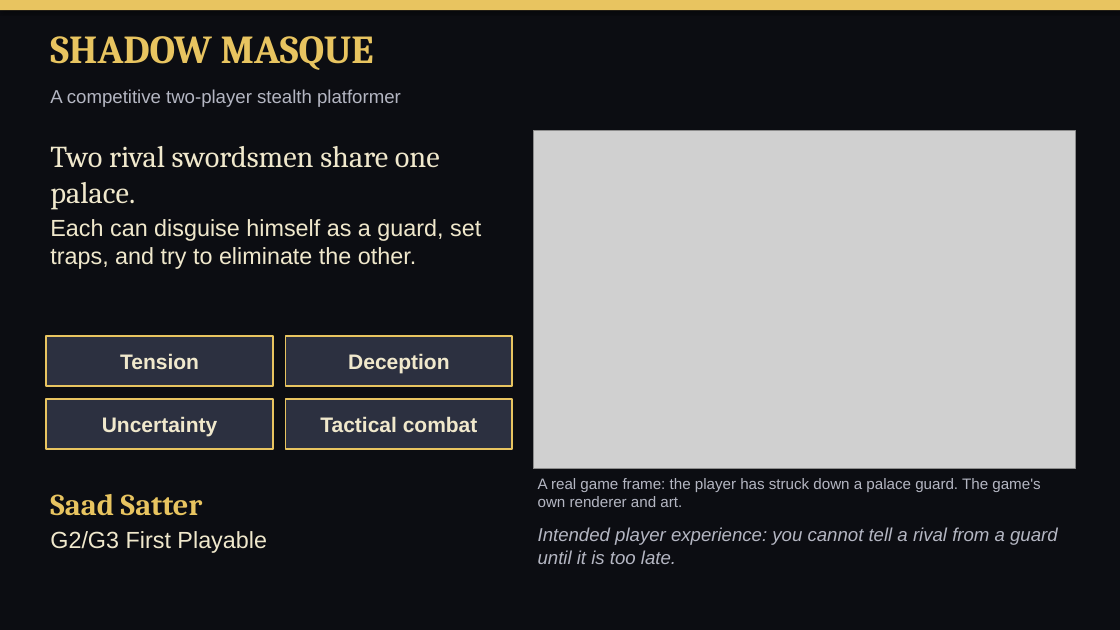
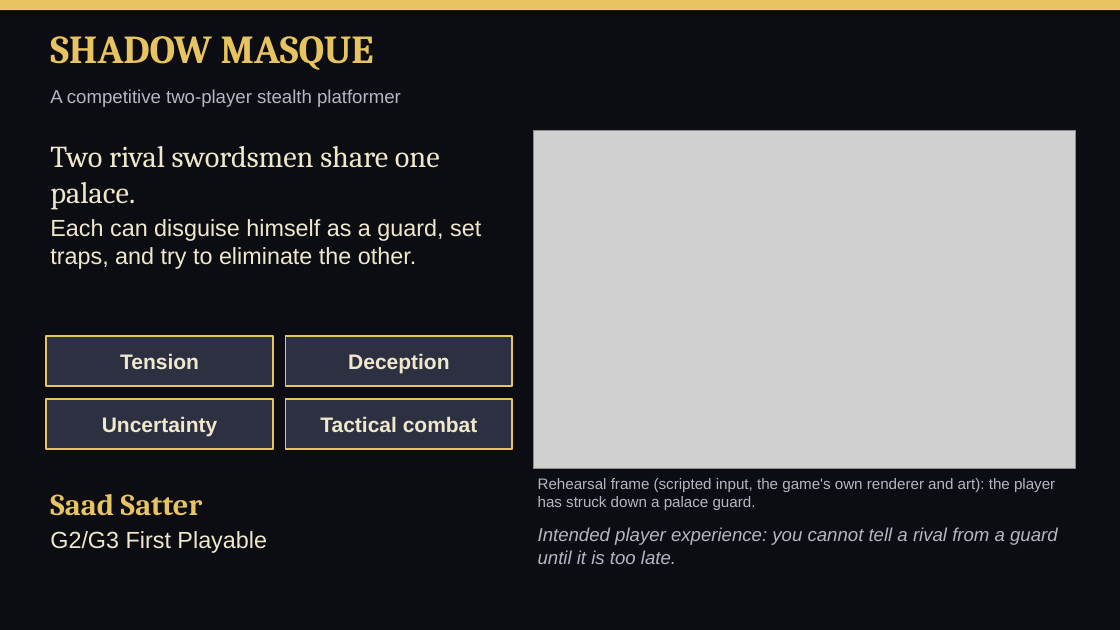
Before and after one commit to SaadSatter/princeofpersia_reconstruction, a slide deck: slide 1 of presentation/out/ShadowMasque-G2G3.pptx. Drawn at 1120x630 pixels with LibreOffice and Linux fonts; fonts in the diff are those of the drawing; grey boxes stand for pictures. Boxes give left, top, right and bottom in pixels: in the first picture for what was removed or moved away, otherwise in the second. Text is boxed around its words. In the diff, an @@ line names an element or a change of style, - is before the commit and + after.

```diff
--- a/presentation/out/ShadowMasque-G2G3.pptx
+++ b/presentation/out/ShadowMasque-G2G3.pptx
@@ text at <box>538,478,1055,510</box>: text changed @@
-A real game frame: the player has struck down a palace guard. The game's own renderer and art.
+Rehearsal frame (scripted input, the game's own renderer and art): the player has struck down a palace guard.
```
Also in this commit, not shown: 2 other slides changed, 14 other files.
